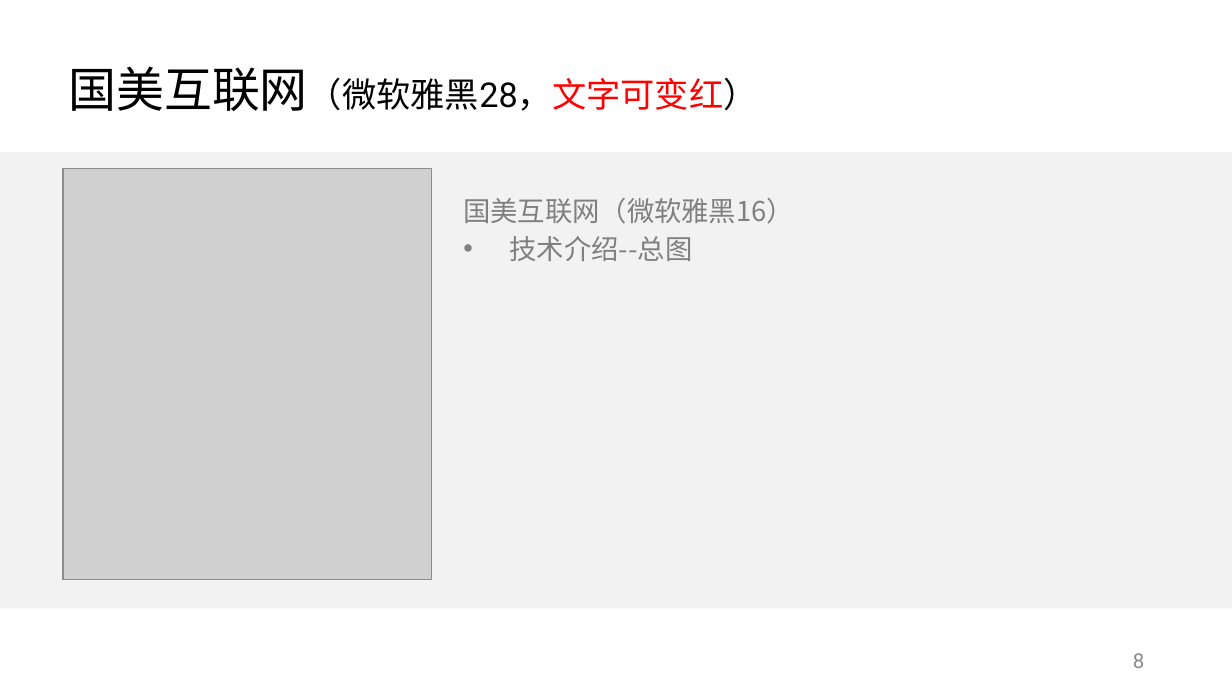
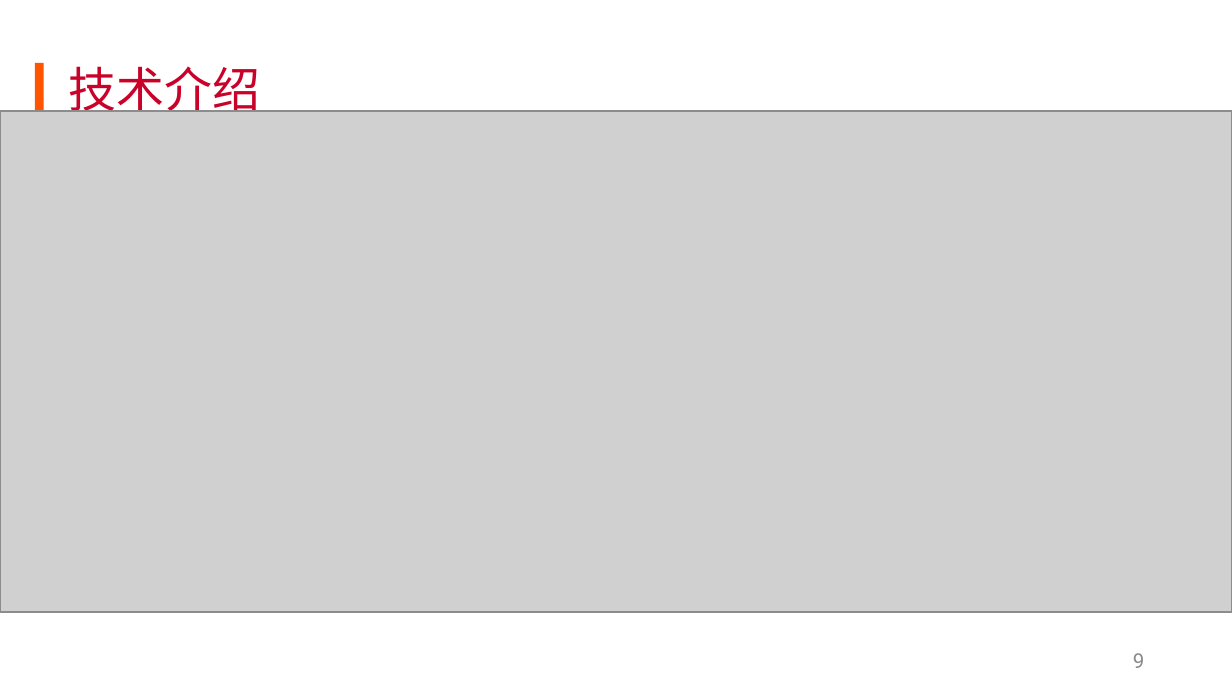
Before and after one commit to KuiShang/skilTree, a slide deck: slide 10 of 国美互联网PPT答辩模版.pptx (slide 9 before the commit). Drawn at 1232x693 pixels with LibreOffice and Linux fonts; fonts in the diff are those of the drawing; grey boxes stand for pictures; background and template pictures are left out. Boxes give left, top, right and bottom in pixels: in the first picture for what was removed or moved away, otherwise in the second. Text is boxed around its words. In the diff, an @@ line names an element or a change of style, - is before the commit and + after.

```diff
--- a/国美互联网PPT答辩模版.pptx
+++ b/国美互联网PPT答辩模版.pptx
@@ rectangle added at (34, 63, 43, 113), fill #FF5400 @@
@@ title at (69, 66, 260, 119): text changed; size 20 to 28 pt; text colour #000000 to #CA022A @@
-国美互联网（微软雅黑28，文字可变红）
+技术介绍
@@ picture added at (0, 111, 1232, 612) @@
@@ picture removed at (63, 169, 431, 580) @@
@@ text removed at (463, 198, 794, 261) @@
-国美互联网（微软雅黑16）
-• 技术介绍--总图
@@ page number at (1133, 653, 1145, 668): text changed @@
-8
+9
```
Also in this commit, not shown: 7 other slides changed, 7 slides added, 3 slides removed, 23 other files.
